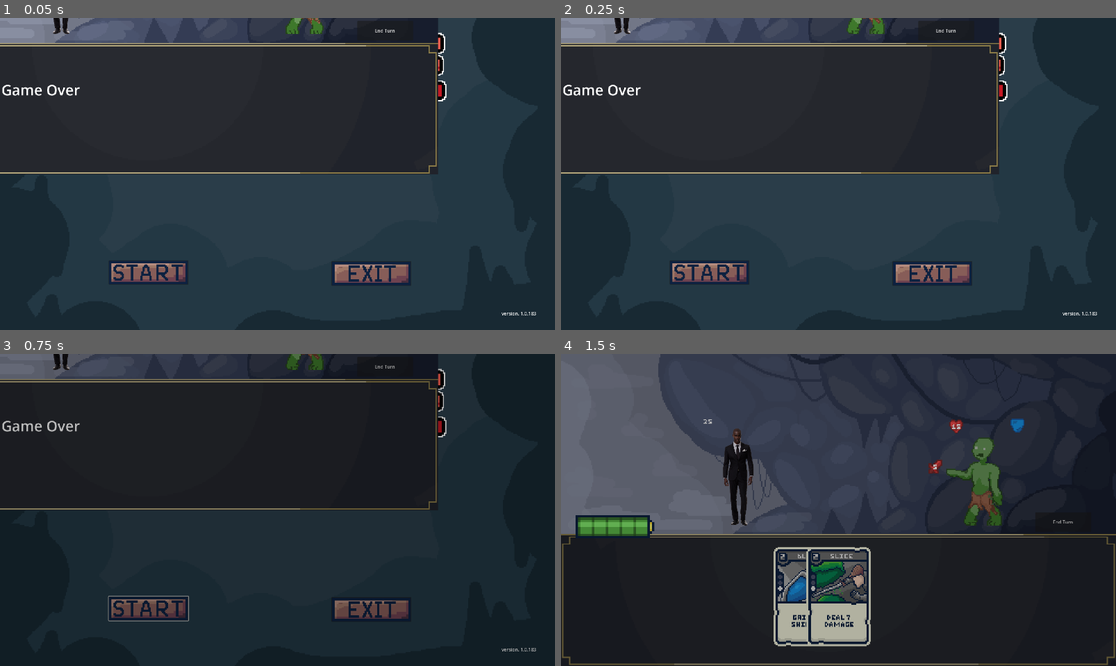
Above: before the commit, frames 1-4 (two rows, left to right).
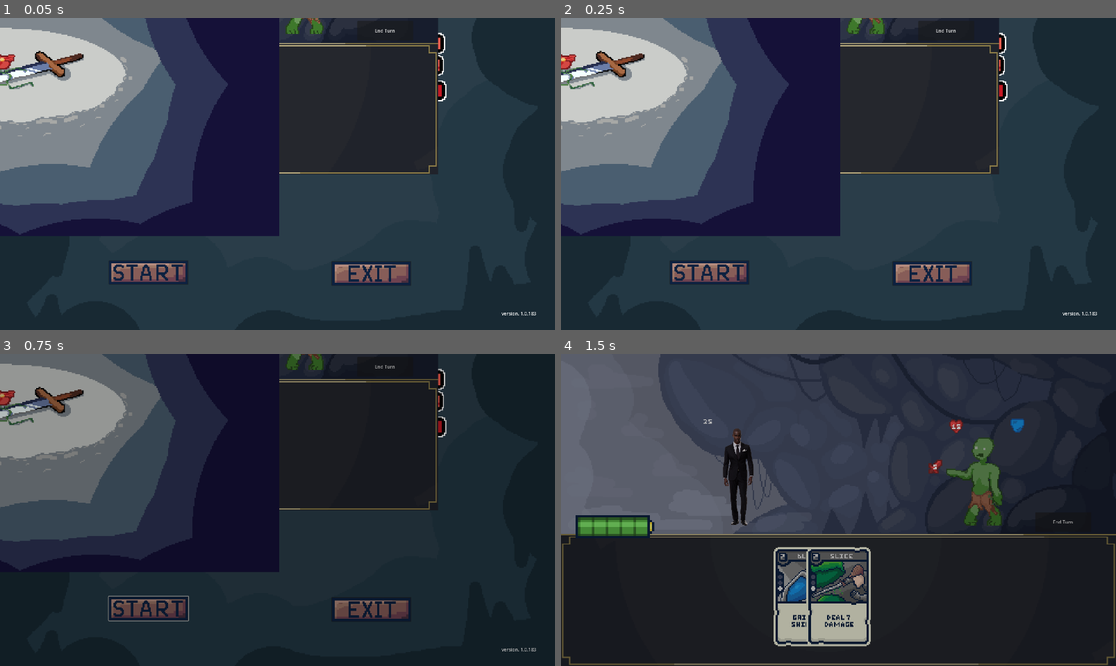
Above: after the commit, the same moments.

Repository: Fredeblok0912/Card_game
Game: Godot game, scene res://main_scene.tscn
The game is run twice, just before and just after one commit, with the same random seed, the same clock (stepped at 60 frames per second) and the same inputs. This scene is started directly instead of the project's main scene.
Inputs (mouse positions are in pixels of both pictures, inside the frame that each line leads up to):
- Up to frame 1 (0.05 s): no input
- Up to frame 2 (0.25 s): no input
- Up to frame 3 (0.75 s): click (149, 609) at 0.52 s
- Up to frame 4 (1.5 s): move the mouse to (832, 597) at 1.27 s; hold Up (ui_up) from 1.28 s (still down); click (832, 597) at 1.42 s

The runs differ from the first frame. In frame 1, 28% of the frame differs, in the area x 0-51%, y 0-70%; in frame 2, 28%; in frame 3, 26%; in frame 4, nothing differs.
Error in both runs: Invalid access to property or key '<null>' on a base object of type 'Array'. (res://enemy_shield_gain_text.gd:4)

Commit message:
added gameover screen

Diff:
--- a/game_over.tscn
+++ b/game_over.tscn
@@ -1,6 +1,7 @@
-[gd_scene load_steps=3 format=3 uid="uid://de0cqchbpeflh"]
+[gd_scene load_steps=4 format=3 uid="uid://de0cqchbpeflh"]
 
 [ext_resource type="Script" uid="uid://7gjakctndldx" path="res://game_over.gd" id="1_y26ei"]
+[ext_resource type="Texture2D" uid="uid://dfo4i75ovm1vr" path="res://Art/Backgrounds/GameOver screen.png" id="2_yxx3c"]
 
 [sub_resource type="LabelSettings" id="LabelSettings_xapjj"]
 font_size = 50
@@ -18,3 +19,8 @@
 label_settings = SubResource("LabelSettings_xapjj")
 
 [node name="Camera2D" type="Camera2D" parent="Label"]
+
+[node name="Background" type="Sprite2D" parent="."]
+position = Vector2(26, 20)
+scale = Vector2(4, 4)
+texture = ExtResource("2_yxx3c")
Binary file added: Art/Backgrounds/GameOver screen.png
Not shown, added: Art/Backgrounds/GameOver screen.png.import
